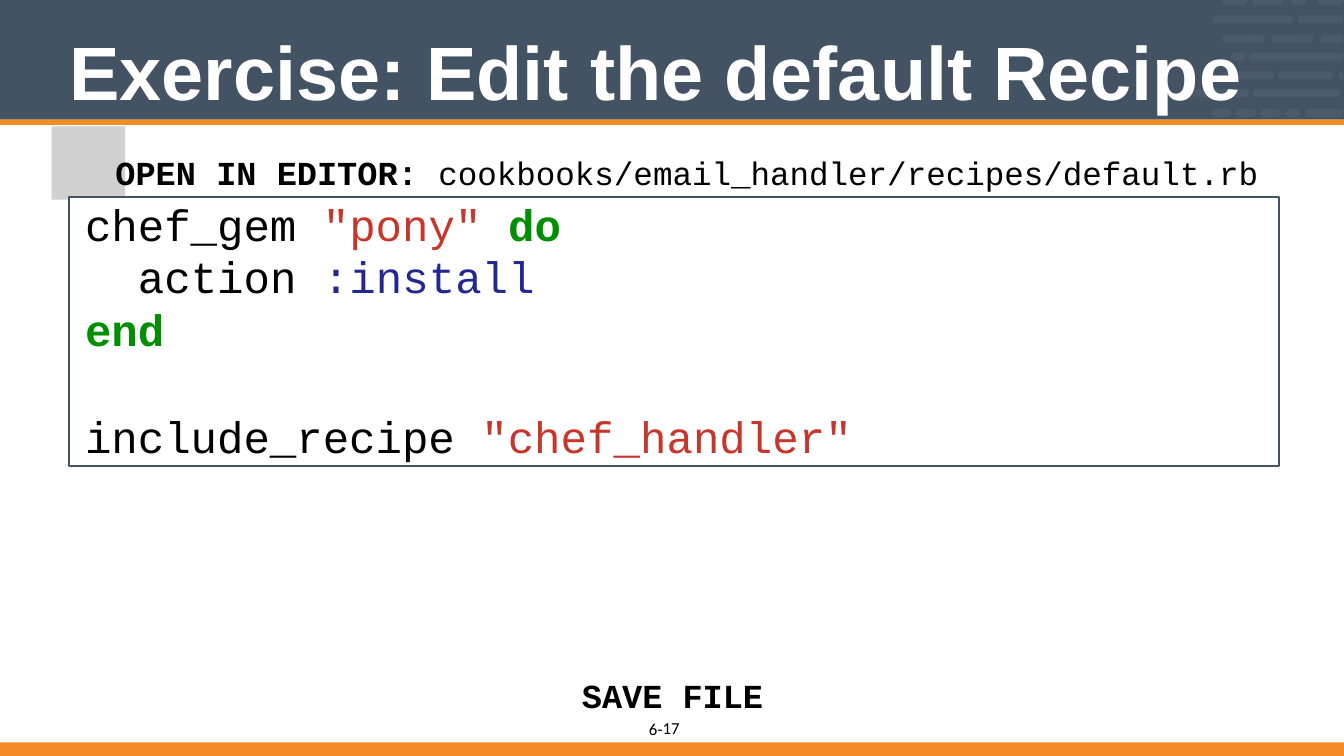
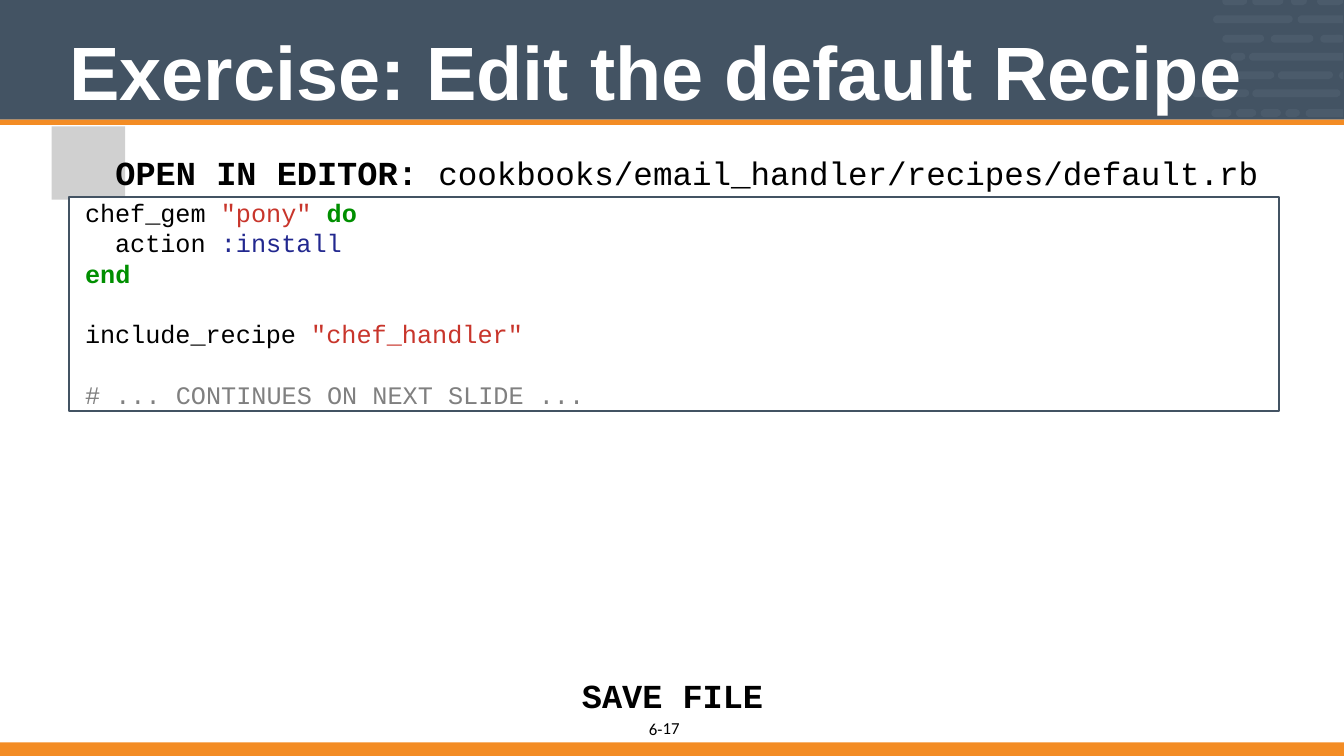
Before and after one commit to vinyar/chef-intermediate, a slide deck: slide 17 of 06-implementing_chef_handlers.pptx. Drawn at 1344x756 pixels with LibreOffice and Linux fonts; fonts in the diff are those of the drawing; grey boxes stand for pictures. Boxes give left, top, right and bottom in pixels: in the first picture for what was removed or moved away, otherwise in the second. Text is boxed around its words. In the diff, an @@ line names an element or a change of style, - is before the commit and + after.

```diff
--- a/06-implementing_chef_handlers.pptx
+++ b/06-implementing_chef_handlers.pptx
@@ rectangle "chef_gem "pony" do": place and size @@
-rectangle "chef_gem "pony" do" at (70,197,1279,466)
+rectangle "chef_gem "pony" do" at (70,197,1279,411)
@@ text in rectangle at (85,204,523,349): size 42 to 24 pt in "chef_gem "pony" do", "action :install", "end", "include_recipe "chef_handler""; line spacing 50.2pt to 1; indent changed; line spacing 50pt to 1 @@
@@ text in rectangle at (176,387,524,412): paragraph added @@
+# ... CONTINUES ON NEXT SLIDE ...
```
Also in this commit, not shown: 9 other slides changed.
